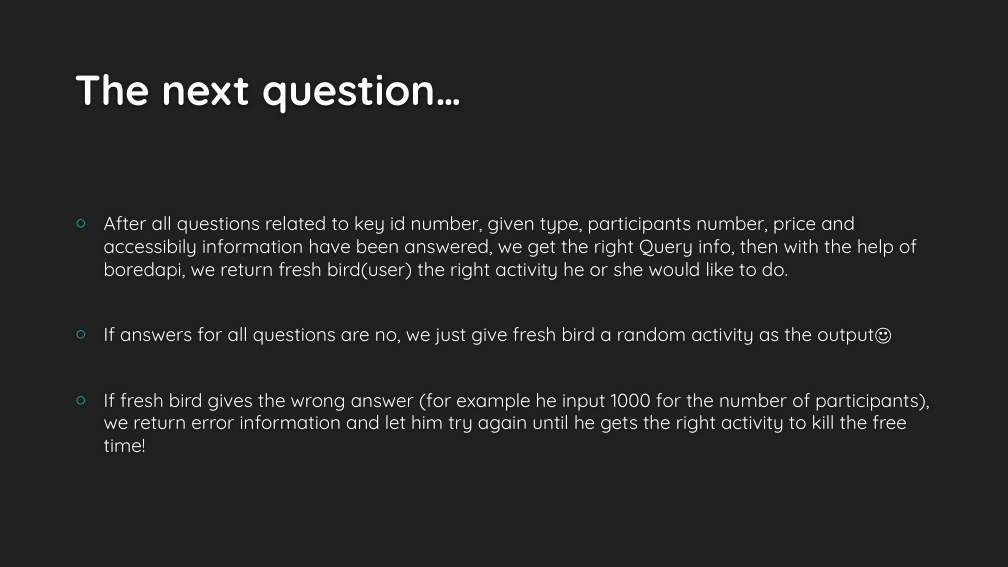
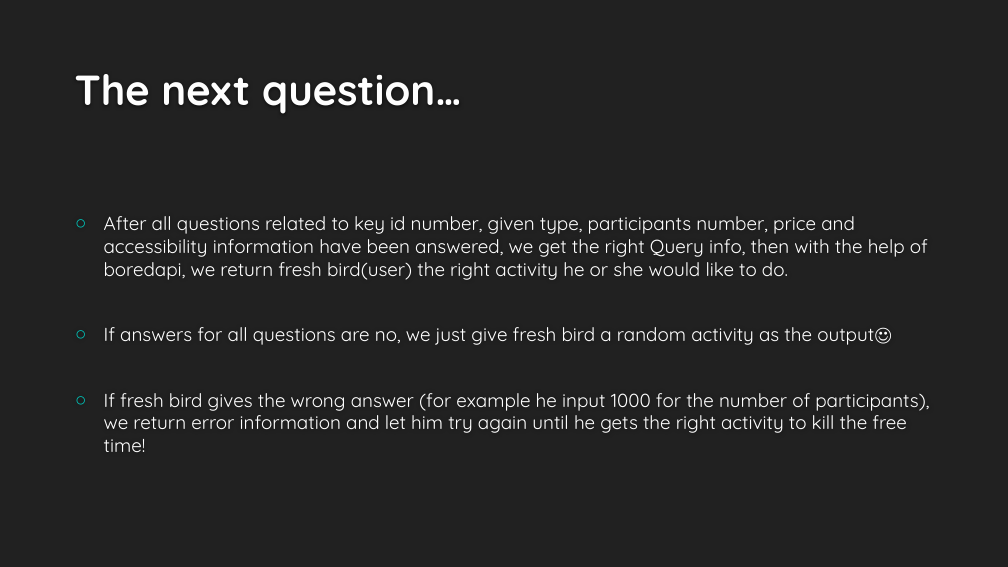
Before and after one commit to jipengda/codeBuffalo, a slide deck: slide 5 of bESTteam32.pptx. Drawn at 1008x567 pixels with LibreOffice and Linux fonts; fonts in the diff are those of the drawing; background and template pictures are left out. Boxes give left, top, right and bottom in pixels: in the first picture for what was removed or moved away, otherwise in the second. Text is boxed around its words. In the diff, an @@ line names an element or a change of style, - is before the commit and + after.

```diff
--- a/bESTteam32.pptx
+++ b/bESTteam32.pptx
@@ text at (104,216,928,280): text changed @@
-○ After all questions related to key id number, given type, participants number, price and accessibily information have been answered, we get the right Query info, then with the help of boredapi, we return fresh bird(user) the right activity he or she would like to do.
+○ After all questions related to key id number, given type, participants number, price and accessibility information have been answered, we get the right Query info, then with the help of boredapi, we return fresh bird(user) the right activity he or she would like to do.
```
Also in this commit, not shown: 2 other slides changed, 1 slide added.
